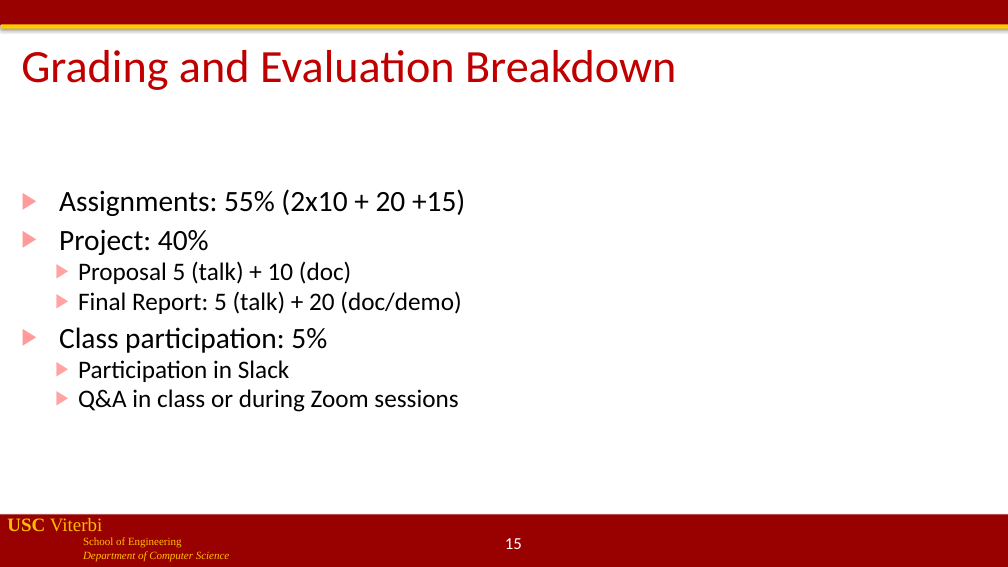
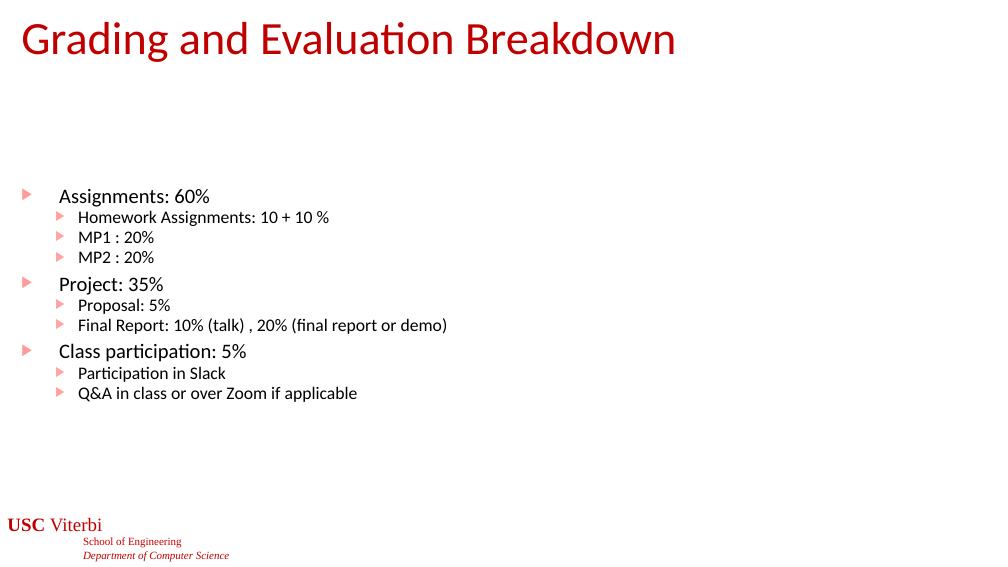
Before and after one commit to jdeshmukh/jdeshmukh.github.io, a slide deck: slide 15 of teaching/cs513slides/lecture0-Course-Intro.pptx. Drawn at 1008x567 pixels with LibreOffice and Linux fonts; fonts in the diff are those of the drawing; background and template pictures are left out. Boxes give left, top, right and bottom in pixels: in the first picture for what was removed or moved away, otherwise in the second. Text is boxed around its words. In the diff, an @@ line names an element or a change of style, - is before the commit and + after.

```diff
--- a/teaching/cs513slides/lecture0-Course-Intro.pptx
+++ b/teaching/cs513slides/lecture0-Course-Intro.pptx
@@ rectangle removed at bbox=[0, 0, 1008, 25] @@
@@ rectangle removed at bbox=[1, 24, 1008, 29] @@
@@ title "Grading and Evaluation Breakdown": place and size @@
-title "Grading and Evaluation Breakdown" at bbox=[21, 50, 676, 90]
+title "Grading and Evaluation Breakdown" at bbox=[21, 22, 676, 62]
@@ text at bbox=[59, 189, 448, 334]: text changed; size 24 to 16.8 pt @@
-▶ Assignments: 55% (2x10 + 20 +15)
-▶ Project: 40%
-  ▶ Proposal 5 (talk) + 10 (doc)
-  ▶ Final Report: 5 (talk) + 20 (doc/demo)
+▶ Assignments: 60%
+  ▶ Homework Assignments: 10 + 10 %
+  ▶ MP1 : 20%
+  ▶ MP2 : 20%
+▶ Project: 35%
+  ▶ Proposal: 5%
+  ▶ Final Report: 10% (talk) , 20% (final report or demo)
@@ text at bbox=[59, 343, 246, 382]: size 28 to 19.6 pt in "Class participation: 5%"; size 24 to 16.8 pt in "Participation in Slack"; line spacing 0.8 to 0.7 @@
@@ text at bbox=[78, 386, 358, 402]: text changed; size 24 to 16.8 pt @@
-  ▶ Q&A in class or during Zoom sessions
+  ▶ Q&A in class or over Zoom if applicable
@@ text "USC Viterbi" at bbox=[7, 518, 229, 561]: text colour #FFC000 to #C00000 @@
@@ rectangle removed at bbox=[0, 515, 1008, 567] @@
```
Also in this commit, not shown: 19 other slides changed, 3 other files.
